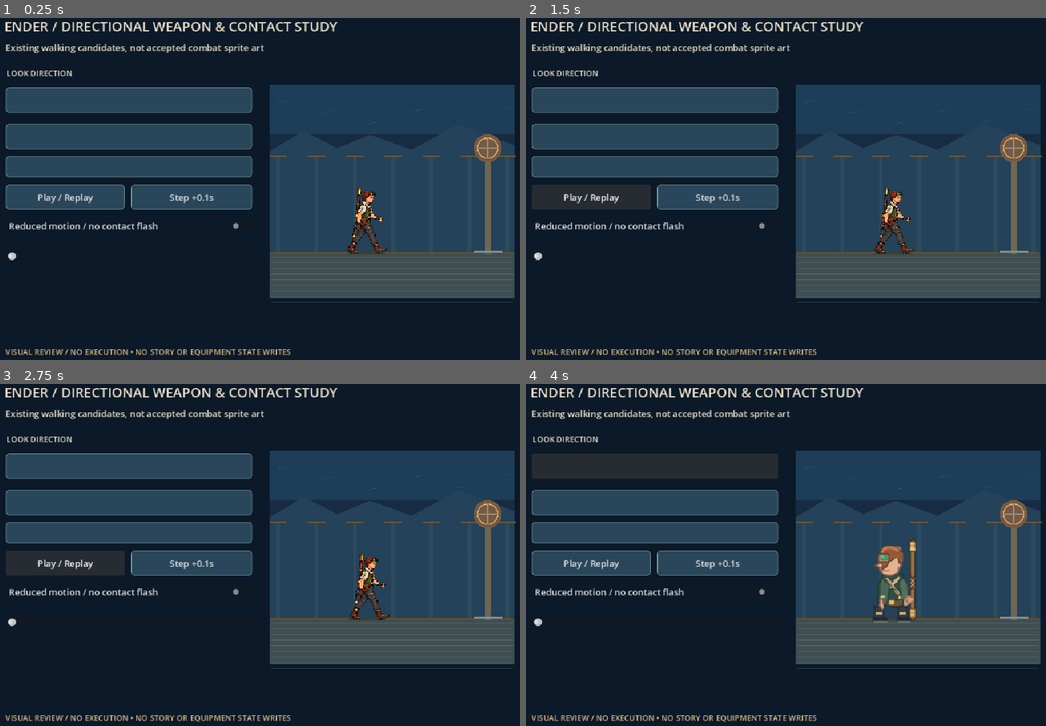
Above: before the commit, frames 1-4 (two rows, left to right).
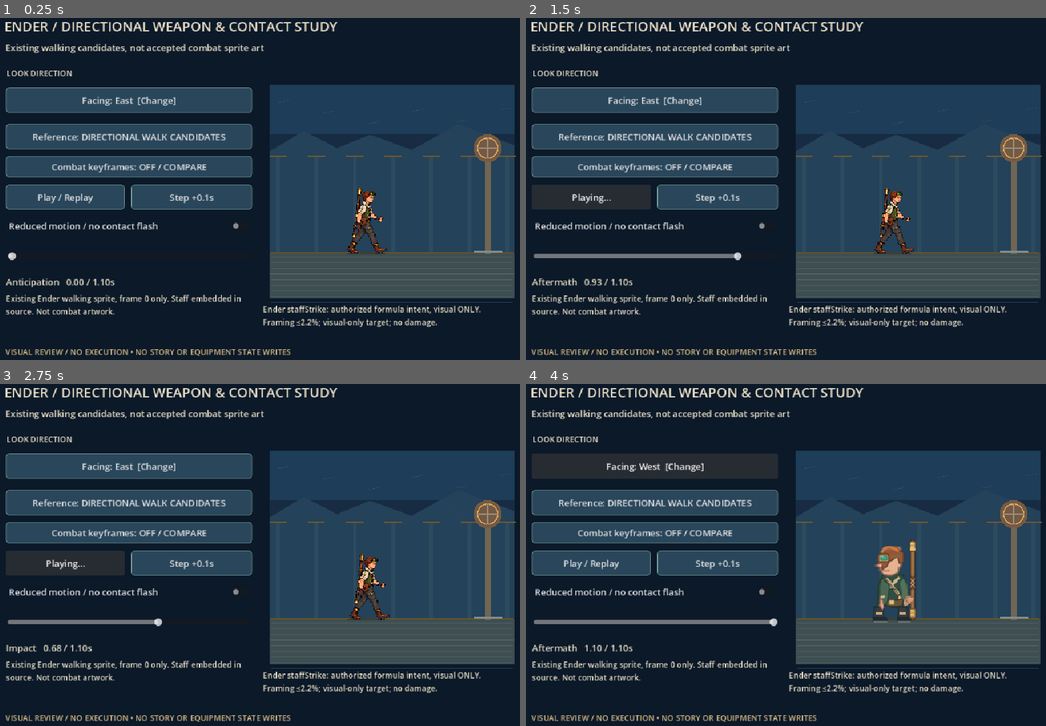
Above: after the commit, the same moments.

Repository: ndrorchestration/ToSailaStarrySky-jrpg
Game: Godot game, scene res://scenes/weapon_directional_cinematic_review.tscn
Two runs of this game, one before a commit and one after it. Both use one fixed random seed, a clock stepped at 60 frames per second and the inputs below. This scene is started directly instead of the project's main scene.
Inputs (mouse positions are in pixels of both pictures, inside the frame that each line leads up to):
- Up to frame 1 (0.25 s): no input
- Up to frame 2 (1.5 s): click "Play / Replay" at 0.5 s; click "Play / Replay" (after the commit: "Playing…") at 1.25 s
- Up to frame 3 (2.75 s): click "Play / Replay" at 2 s
- Up to frame 4 (4 s): tap Enter at 2.75 s; hold Right (ui_right) 2.78-3.5 s; tap E at 2.85 s; click (656, 466) at 3.5 s

The runs differ from the first frame. In frame 1, 2.8% of the frame differs, in the area x 1-93%, y 22-91%; in frame 2, 3.5%; in frame 3, 3.3%; in frame 4, 3.4%.
Error before the commit: Invalid assignment of property or key 'show_review_effects' with value of type 'bool' on a base object of type 'Node2D (weapon_combat_pose_review.gd)'. (res://…

Commit message:
fix(godot): suppress legacy mannequin contact arcs when showing independently authored staff strike poses

Diff:
--- a/godot/scripts/weapon_combat_pose_review.gd
+++ b/godot/scripts/weapon_combat_pose_review.gd
@@ -13,6 +13,7 @@
 var weapon: Node2D
 var pose: Dictionary = {}
 var show_mannequin: bool = true
+var show_review_effects: bool = true
 
 func _ready() -> void:
     weapon = Silhouette.new()
@@ -123,7 +124,7 @@
         _line(origin+Vector2(-30,-42),origin+Vector2(-7,-15),Color("#718f94"),11.0)
         draw_circle(origin+Vector2(39,-19),6.0,PAPER.darkened(0.2))
 
-    if not bool(pose.get("motionReduced",false)):
+    if show_review_effects and not bool(pose.get("motionReduced",false)):
         var energy := clampf(float(pose.get("effect",0.0)),0.0,1.0)
         if energy > 0.0:
             var action := str(pose.get("action",""))
